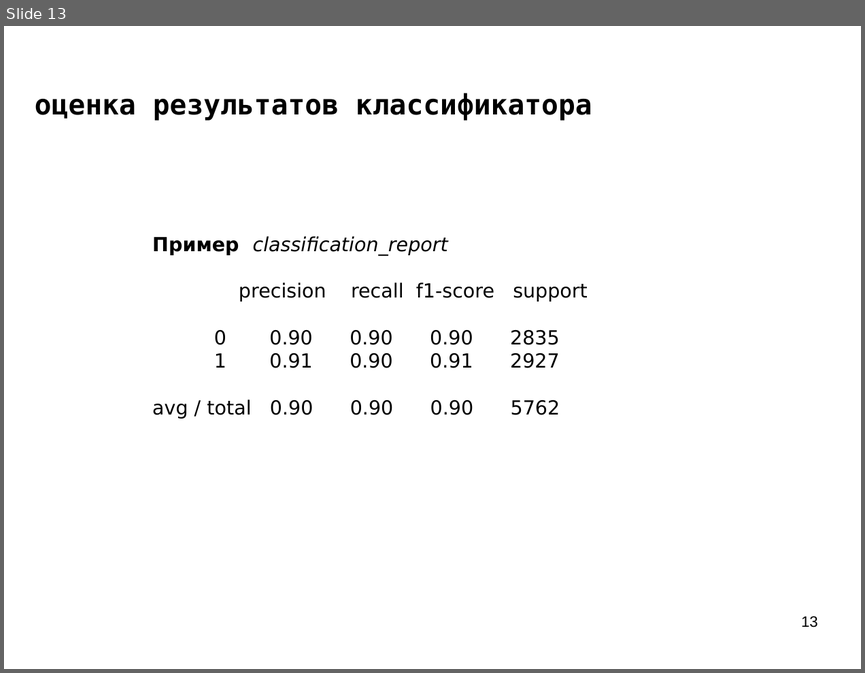
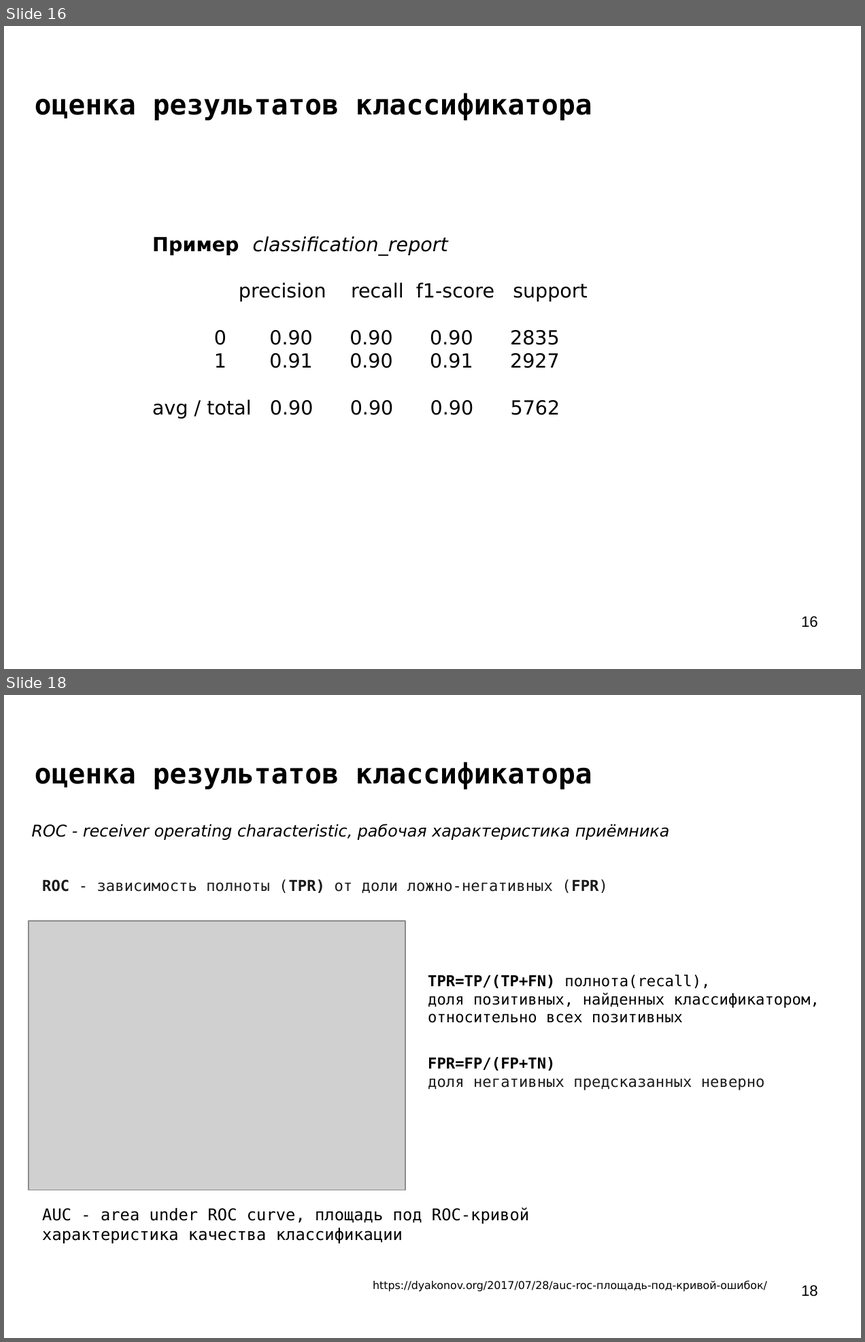
Before and after one commit to mechanoid5/ml_lectorium_legacy, a slide deck: 06-roc-auc.odp. Shown one above the other, each under a label of ours: slide 13 before the commit, slides 16 and 18 after it; the slides between them are not shown. The pictures are 865x673 and 865x1342 pixels, drawn with LibreOffice and Linux fonts; fonts in the diff are those of the drawing; grey boxes stand for pictures; background and template pictures are left out. Boxes give left, top, right and bottom in pixels: in the first picture for what was removed or moved away, otherwise in the second. Text is boxed around its words. In the diff, an @@ line names an element or a change of style, - is before the commit and + after.

```diff
--- a/06-roc-auc.odp
+++ b/06-roc-auc.odp
@@ slide 18 added at [4, 695, 861, 1338], background picture (left out) @@
@@ title added at [35, 762, 592, 790], 26 pt, text #000000, bold @@
+оценка результатов классификатора
@@ text added at [32, 824, 670, 840], 15 pt, text #000000, italic @@
+ROC - receiver operating characteristic, рабочая характеристика приёмника
@@ text added at [42, 879, 608, 893], 14 pt, text #1A1A1A @@
+ROC - зависимость полноты (TPR) от доли ложно-негативных (FPR)
@@ picture added at [28, 921, 405, 1189] @@
@@ text added at [428, 974, 819, 1023], 14 pt, text #000000 @@
+TPR=TP/(TP+FN) полнота(recall),
+доля позитивных, найденных классификатором, относительно всех позитивных
@@ text added at [428, 1057, 765, 1090], 14 pt, text #1A1A1A @@
+FPR=FP/(FP+TN)
+доля негативных предсказанных неверно
@@ text added at [42, 1207, 529, 1243], 15 pt, text #000000 @@
+AUC - area under ROC curve, площадь под ROC-кривой
+характеристика качества классификации
@@ text added at [373, 1280, 767, 1291], 10 pt, text #000000 @@
+https://dyakonov.org/2017/07/28/auc-roc-площадь-под-кривой-ошибок/
@@ page number added at [801, 1285, 818, 1296], 14 pt, text #000000 @@
+18
@@ what was slide 13 is now slide 16 @@
@@ page number at [801, 616, 818, 627]: text changed @@
-13
+16
```
Also in this commit, not shown: 8 slides changed, 7 other slides added, 3 other files.
